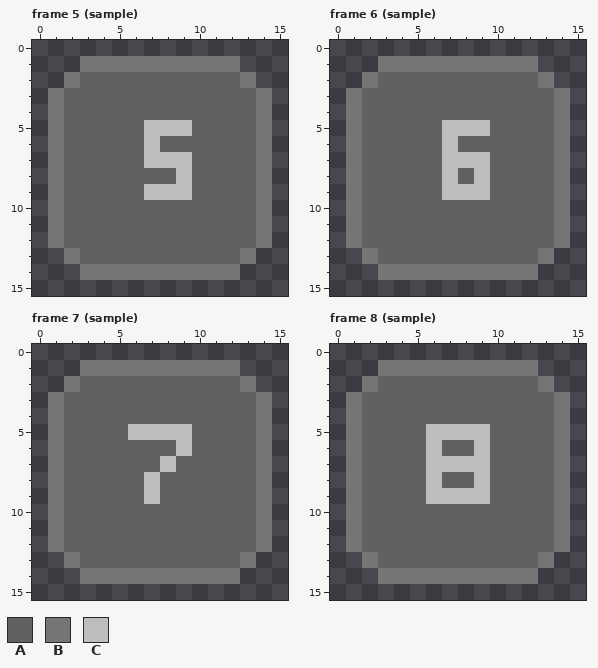
Edited in one commit: pixel-art file (Assets/AnimationImporter/sample.ase). Above is the file before it was changed.
16x16 pixels, 16 frames. Shown: frame 5 (sample), frame 6 (sample), frame 7 (sample), frame 8 (sample). The commit also changed other frames, which this record leaves out.
Palette (. is transparent): A #616161  B #757575  C #bdbdbd
Now the later version:
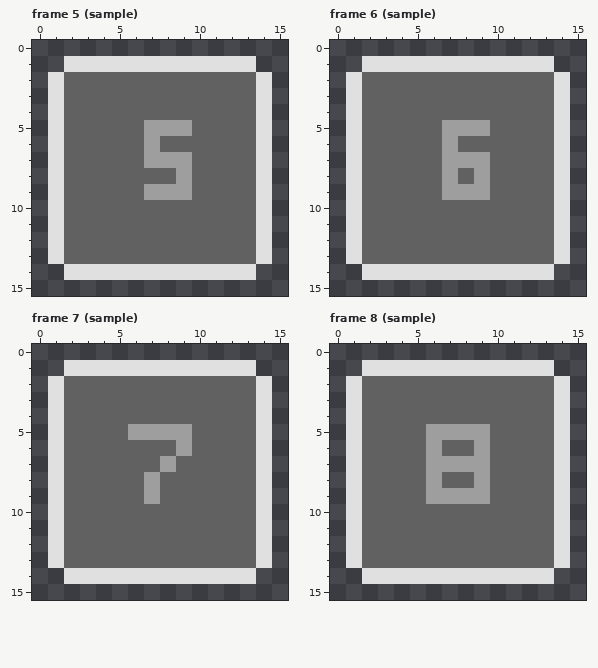
Change:
layer "Layer 1" now hidden
layer "Layer 3" added
colour B: #757575 -> #e0e0e0
colour C: #bdbdbd -> #9e9e9e
Changed rows in their new state; - is a pixel that keeps its letter.
Frame 5 (sample), layer "Layer 3":
first column x 1:
 1 -B----------B-
 2 BA----------AB
first column x 1:
13 BA----------AB
14 -B----------B-
Frame 6 (sample), layer "Layer 3": the same change as frame 5 (sample)
Frame 7 (sample), layer "Layer 3": the same change as frame 5 (sample)
Frame 8 (sample), layer "Layer 3": the same change as frame 5 (sample)
Where, in picture pixels (left, top, right, bottom), the same in both pictures:
changed: (48, 56, 272, 280)
changed: (346, 56, 570, 280)
changed: (48, 360, 272, 584)
changed: (346, 360, 570, 584)
